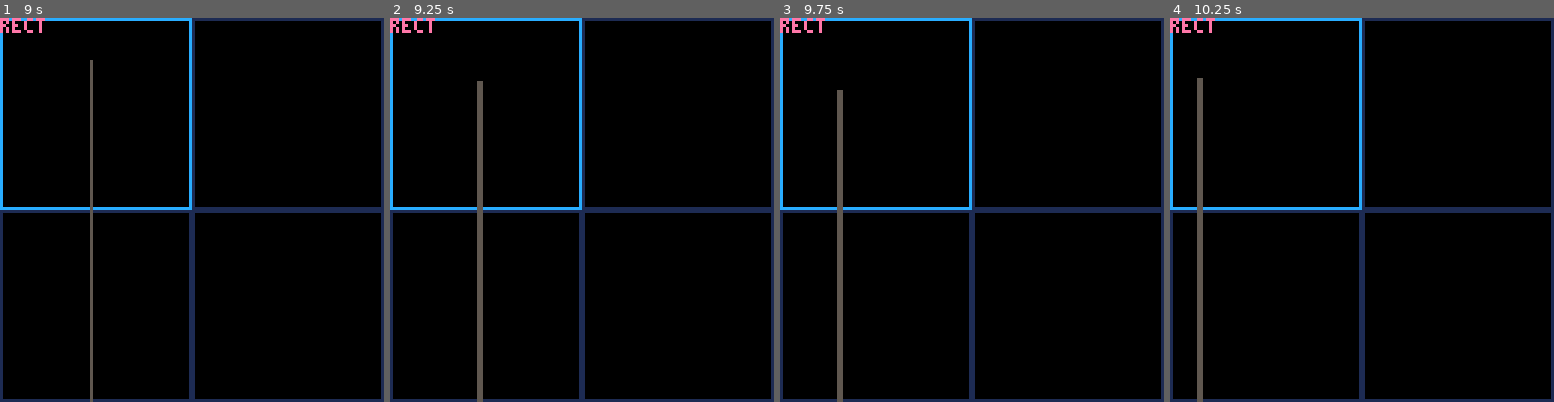
Above: before the commit, frames 1-4 (left to right).
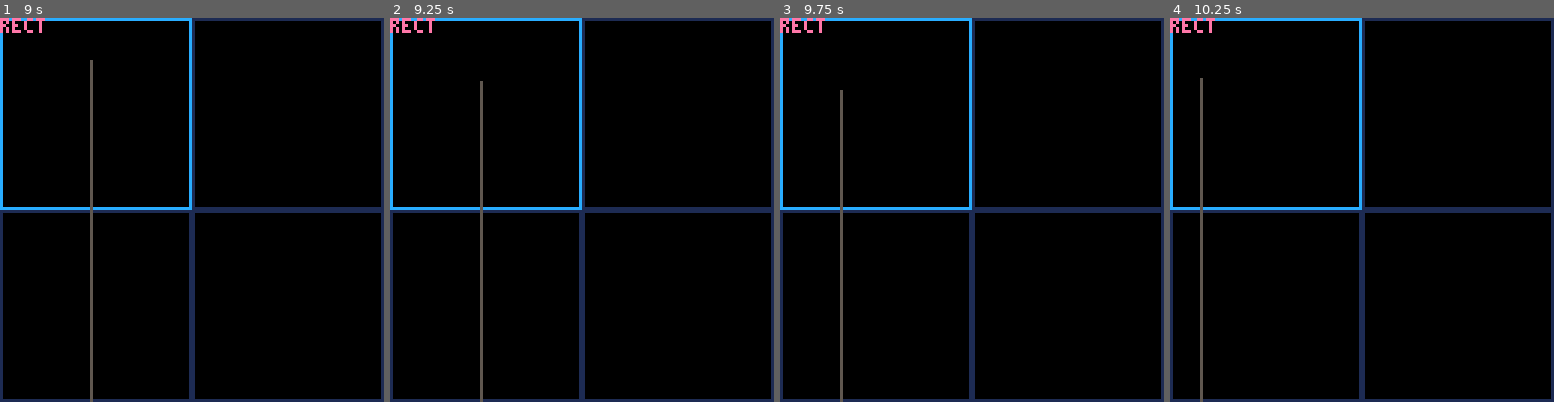
Above: after the commit, the same moments.

Repository: bitchunk/knutil
Game: PICO-8 cartridge snippet/exrect.p8
Two runs of this game, one before a commit and one after it. Both use one fixed random seed, a clock stepped at 60 frames per second and the inputs below.
Inputs:
- Up to frame 1 (9 s): tap O (Z key) at 0.33, 0.7, 1.43, 2.22, 3.1, 3.98, 4.87, 5.75, 6.63, 7.52, 8.4 s; tap X (X key) at 1.07, 2.07, 2.4, 2.73, 3.07, 3.4, 3.73, 4.07, 4.4, 4.73, 5.07, 5.4, 5.73, 6.07, 6.4, 6.73, 7.07, 7.4, 7.73, 8.07, 8.4, 8.73 s; hold Left 1.97-2.37 s; hold Down 2.42-2.82 s; hold Right 2.87-3.53 s; hold Up 3.58-4.08 s; hold Right 4.13-4.53 s; hold Down 4.58-5.08 s; hold Left 5.13-5.8 s; hold Up 5.85-6.18 s; hold Left 6.23-6.63 s; hold Down 6.68-7.08 s; hold Right 7.13-7.8 s; hold Up 7.85-8.35 s; hold Right 8.4-8.8 s; hold Down from 8.85 s (still down)
- Up to frame 2 (9.25 s): keep holding Down; tap X (X key) at 9.07 s
- Up to frame 3 (9.75 s): tap O (Z key) at 9.28 s; release Down at 9.35 s; tap X (X key) at 9.4, 9.73 s; hold Left from 9.4 s (still down)
- Up to frame 4 (10.25 s): release Left at 10.07 s; tap X (X key) at 10.07 s; hold Up from 10.12 s (still down); tap O (Z key) at 10.17 s

Frame 1 is identical in both runs. In frame 2, 0.7% of the frame differs, in the area x 22-24%, y 16-100%; in frame 3, 0.6%; in frame 4, 0.7%, in the area x 7-8%, y 15-100%.

Commit message:
矩形描画の最小サイズ1x1に対応

Diff:
--- a/snippet/exrect.p8
+++ b/snippet/exrect.p8
@@ -1,8 +1,8 @@
 pico-8 cartridge // http://www.pico-8.com
-version 41
+version 42
 __lua__
 --exrect
---v0.1
+--v0.2
 --@shiftalow / bitchunk
 
 --[[
@@ -70,7 +70,8 @@
 ,split'con,hov,ud,rs,rf,cs,cf,os,of,cam'
 function _rfmt(p)
 local x,y,w,h=unpack(type(p)=='table' and p or split(p,' ',true))
-return comb(_mkrs,{x,y,w,h,x+w-1,y+h-1,w/2,p})
+return comb(_mkrs,{x,y,w,h,x+w-mid(w,1,-1),y+h-mid(h,1,-1),w/2,p})
+--return comb(_mkrs,{x,y,w,h,x+w-1,y+h-1,w/2,p})
 end
 
 function exrect(p)
@@ -217,8 +218,10 @@
 end
 
 -->8
+--update history
 --[[
-update history
+**v0.2**
+	- negative magnitudes supported
 **v0.1**
 	- first release
 ]]--
